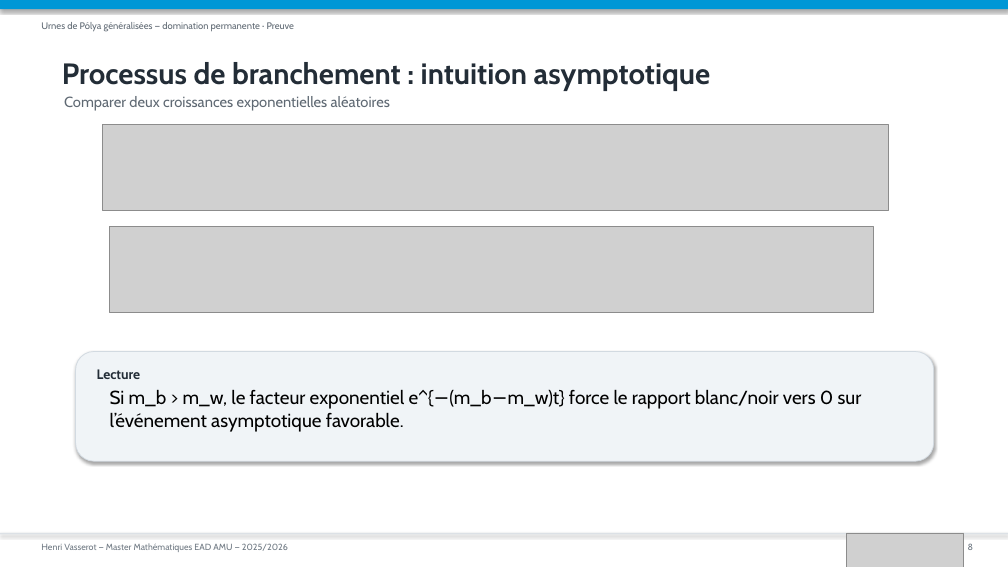
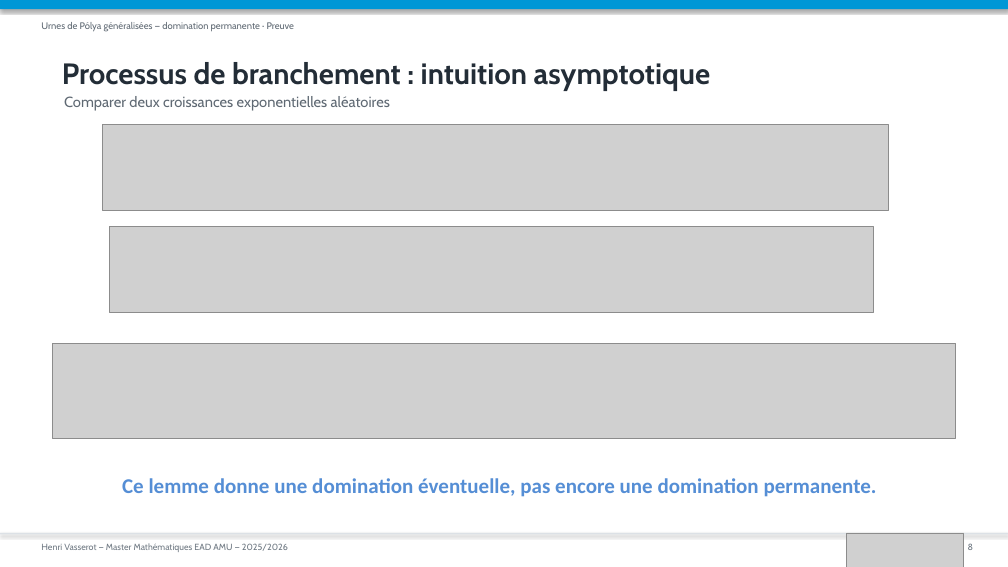
Before and after one commit to lolipop913/TER_Polya, a slide deck: slide 8 of presentation.pptx. Drawn at 1008x567 pixels with LibreOffice and Linux fonts; fonts in the diff are those of the drawing; grey boxes stand for pictures. Boxes give left, top, right and bottom in pixels: in the first picture for what was removed or moved away, otherwise in the second. Text is boxed around its words. In the diff, an @@ line names an element or a change of style, - is before the commit and + after.

```diff
--- a/presentation.pptx
+++ b/presentation.pptx
@@ picture added at [52,343,956,439] @@
@@ rounded rectangle removed at [76,352,934,461] @@
@@ text removed at [97,369,141,379] @@
-Lecture
@@ text removed at [110,389,862,432] @@
-Si m_b > m_w, le facteur exponentiel e^{−(m_b−m_w)t} force le rapport blanc/noir vers 0 sur l’événement asymptotique favorable.
@@ text added at [122,478,877,497], 20 pt, text #558ED5, bold @@
+Ce lemme donne une domination éventuelle, pas encore une domination permanente.
```
Also in this commit, not shown: 10 other slides changed, 1 slide added, 1 other file.
